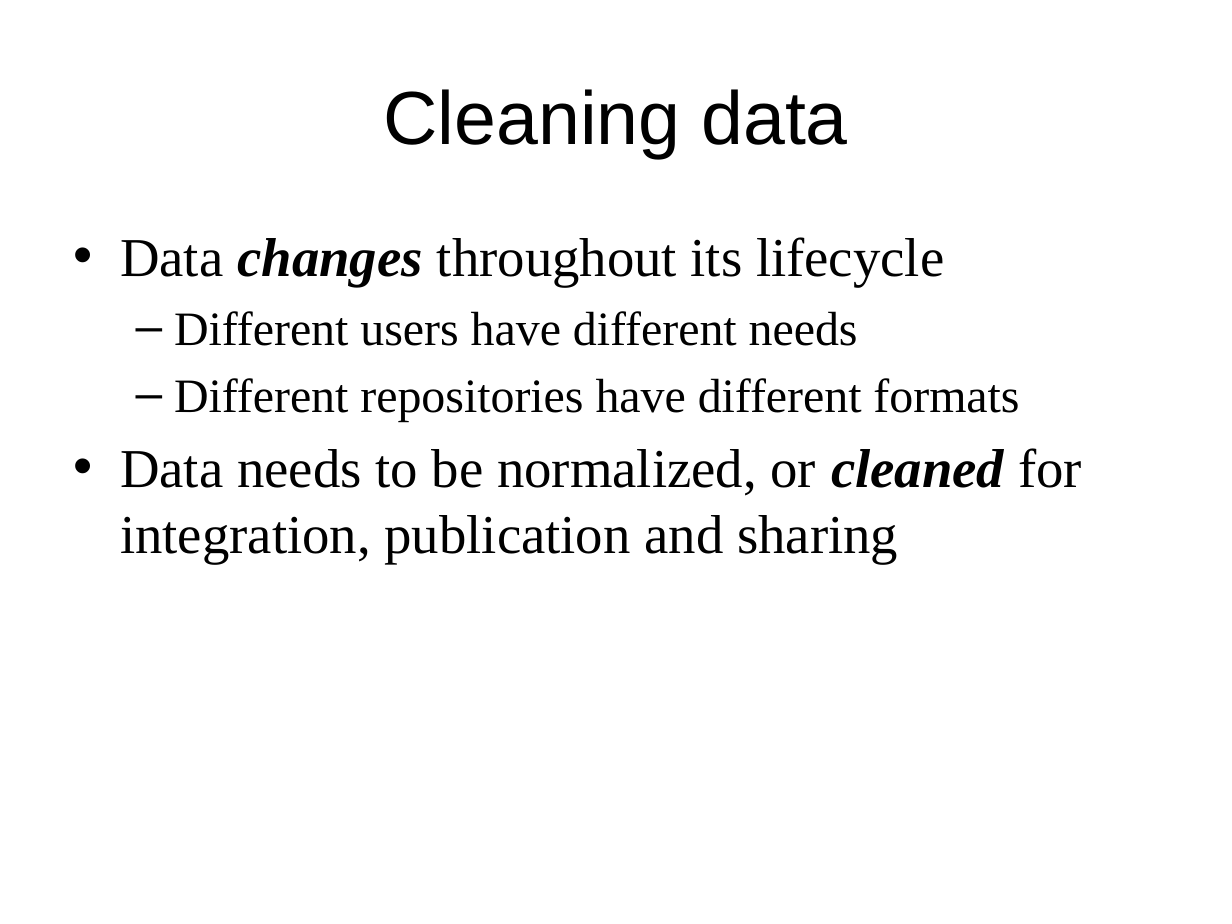
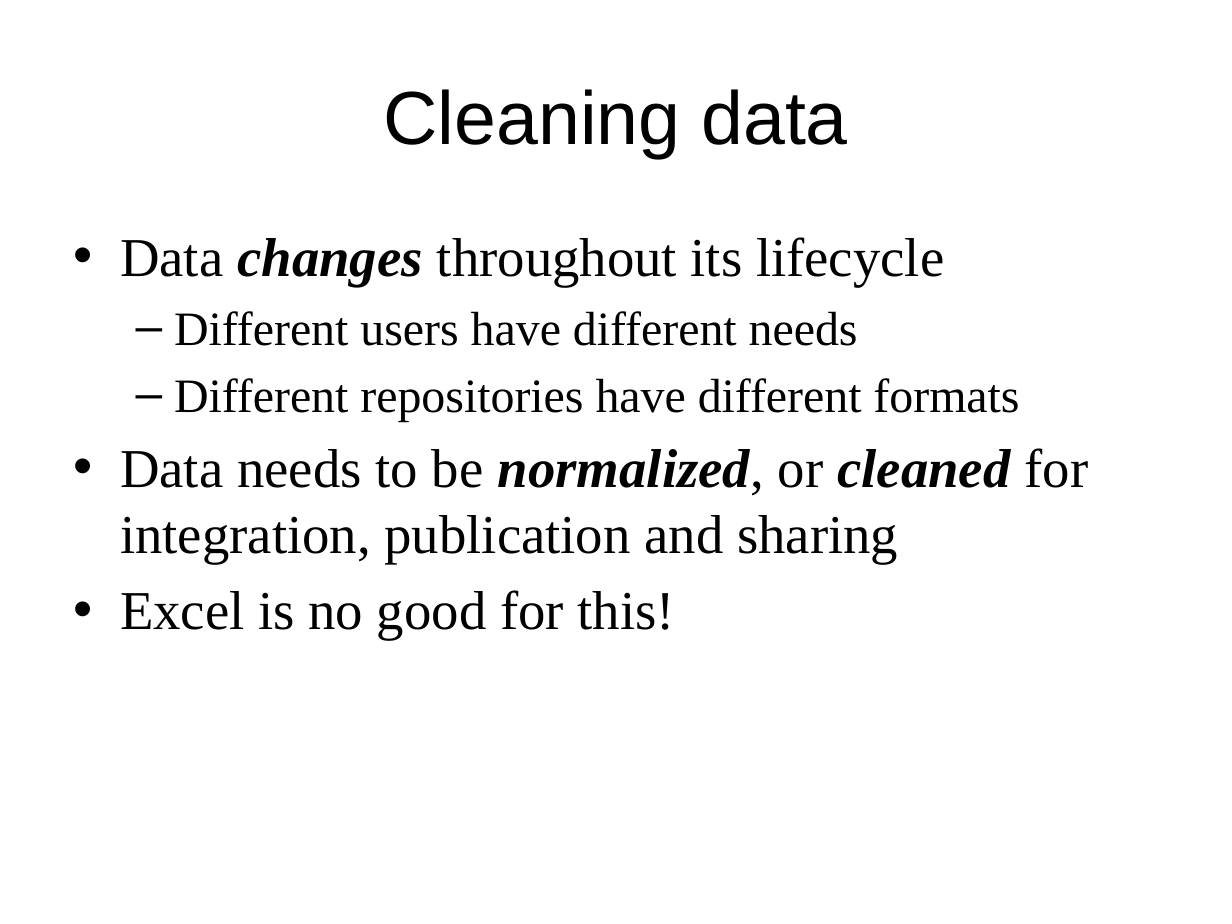
Before and after one commit to DataCurationWorkshop/HongKongCurationWorkshop, a slide deck: slide 2 of Day_2/Lab/Day_2Lab_OpenRefine.pptx. Drawn at 1232x924 pixels with LibreOffice and Linux fonts; fonts in the diff are those of the drawing; background and template pictures are left out. Boxes give left, top, right and bottom in pixels: in the first picture for what was removed or moved away, otherwise in the second. Text is boxed around its words. In the diff, an @@ line names an element or a change of style, - is before the commit and + after.

Commit message:
adding day 2 lab data and ppt

```diff
--- a/Day_2/Lab/Day_2Lab_OpenRefine.pptx
+++ b/Day_2/Lab/Day_2Lab_OpenRefine.pptx
@@ text at [120,448,1089,563]: bold on, italic on in "normalized," @@
@@ text at [120,590,675,640]: paragraph added @@
+• Excel is no good for this!
```
Also in this commit, not shown: 2 other slides changed, 23 slides added, 6 other files.
